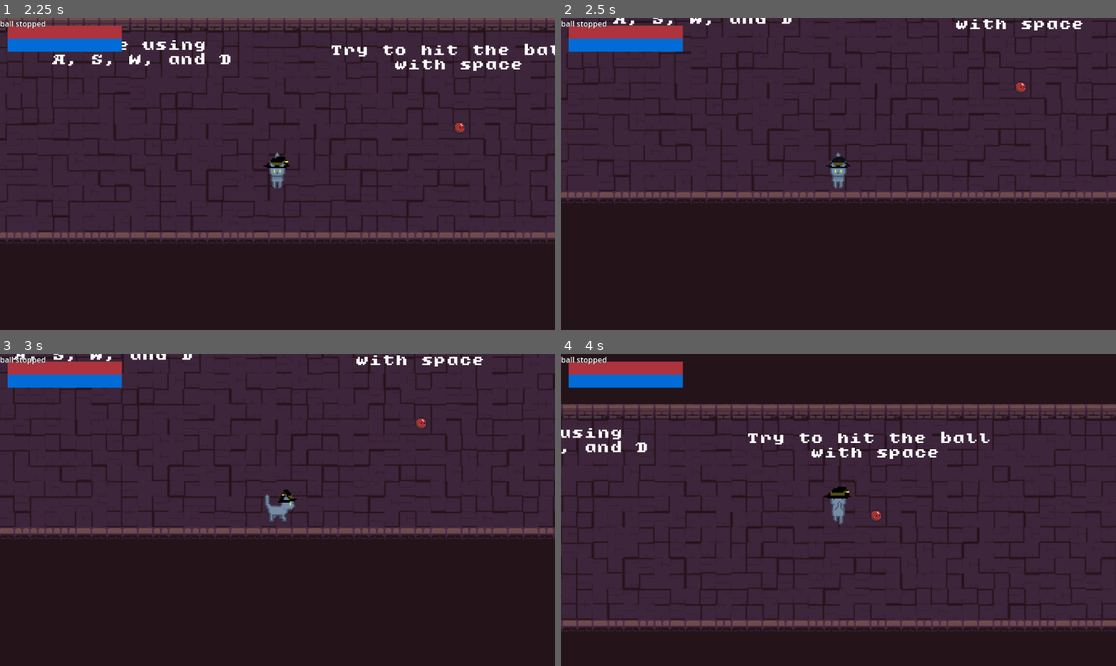
Above: before the commit, frames 1-4 (two rows, left to right).
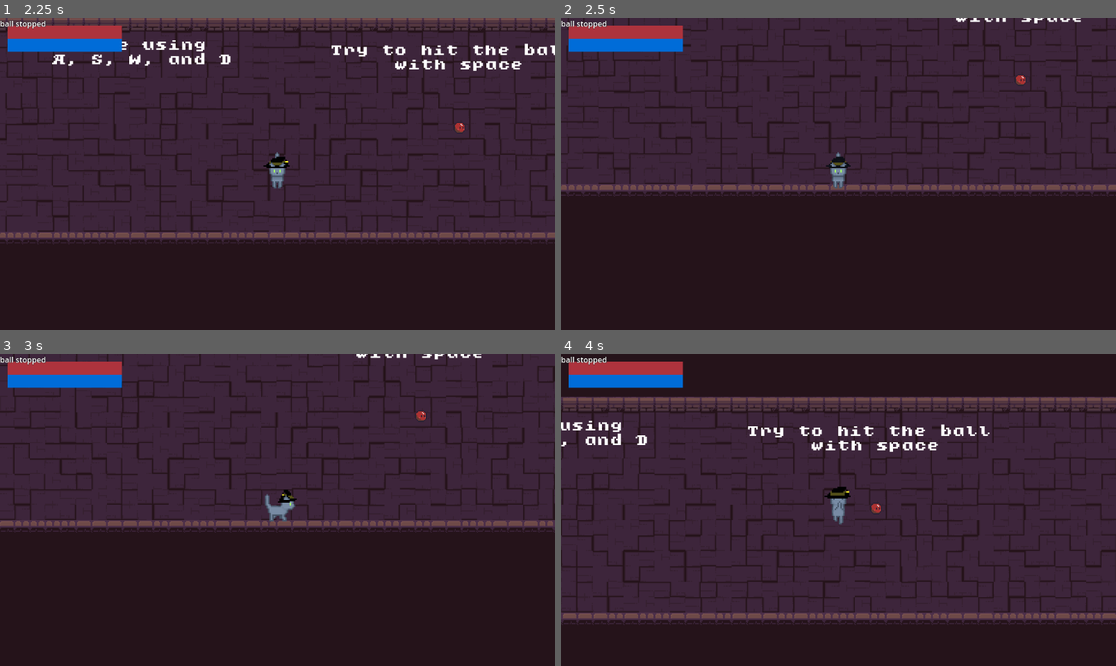
Above: after the commit, the same moments.

Repository: pablocoop/CC5408-Proyecto
Game: Godot game, scene res://ui/main_menu.tscn
Two runs of this game, one before a commit and one after it. Both use one fixed random seed, a clock stepped at 60 frames per second and the inputs below.
Inputs (mouse positions are in pixels of both pictures, inside the frame that each line leads up to):
- Up to frame 1 (2.25 s): click "Start" at 0.5 s; tap Enter at 1.25 s; move the mouse to (399, 158) at 1.27 s; hold D (move_right) 1.28-2.03 s; tap Space (attack) at 1.35 s; move the mouse to (166, 189) at 2.02 s; hold S (move_down) from 2.03 s (still down); right-click (166, 189) at 2.1 s
- Up to frame 2 (2.5 s): keep holding S (move_down)
- Up to frame 3 (3 s): move the mouse to (333, 441) at 2.77 s; release S (move_down) at 2.78 s; hold D (move_right) from 2.78 s (still down); tap Space (attack) at 2.85 s
- Up to frame 4 (4 s): move the mouse to (810, 572) at 3.52 s; release D (move_right) at 3.53 s; hold W (move_up) from 3.53 s (still down); right-click (810, 572) at 3.6 s

Frame 1 is identical in both runs. In frame 2, 8.9% of the frame differs, in the area x 0-100%, y 0-60%; in frame 3, 8.9%; in frame 4, 16%, in the area x 0-100%, y 13-90%.

Commit message:
feat: se agregaron barreras en el nivel_0

Diff:
--- a/scenes/level_0.tscn
+++ b/scenes/level_0.tscn
@@ -513,6 +513,12 @@
 [sub_resource type="RectangleShape2D" id="RectangleShape2D_5nv5w"]
 size = Vector2(51, 84)
 
+[sub_resource type="RectangleShape2D" id="RectangleShape2D_ll25s"]
+size = Vector2(169, 475)
+
+[sub_resource type="RectangleShape2D" id="RectangleShape2D_sk60w"]
+size = Vector2(262, 525.5)
+
 [node name="Level0" type="Node2D"]
 script = ExtResource("1_qjcqe")
 
@@ -592,8 +598,16 @@
 polygon = PackedVector2Array(-1, -12, 2680, -31, 2665, 79, 22, 67)
 
 [node name="CollisionPolygon2D2" type="CollisionPolygon2D" parent="StaticBody2D2"]
-position = Vector2(-47, 441)
+position = Vector2(-39, 456)
 polygon = PackedVector2Array(-1, -12, 2684, -1, 2665, 79, 22, 67)
+
+[node name="CollisionShape2D" type="CollisionShape2D" parent="StaticBody2D2"]
+position = Vector2(-82, 219)
+shape = SubResource("RectangleShape2D_ll25s")
+
+[node name="CollisionShape2D2" type="CollisionShape2D" parent="StaticBody2D2"]
+position = Vector2(2466, 221)
+shape = SubResource("RectangleShape2D_sk60w")
 
 [node name="Portal_1" parent="." instance=ExtResource("9_jv3i5")]
 position = Vector2(2167, 246)
Not shown: 1 places in scenes/level_0.tscn that only renumber resources
